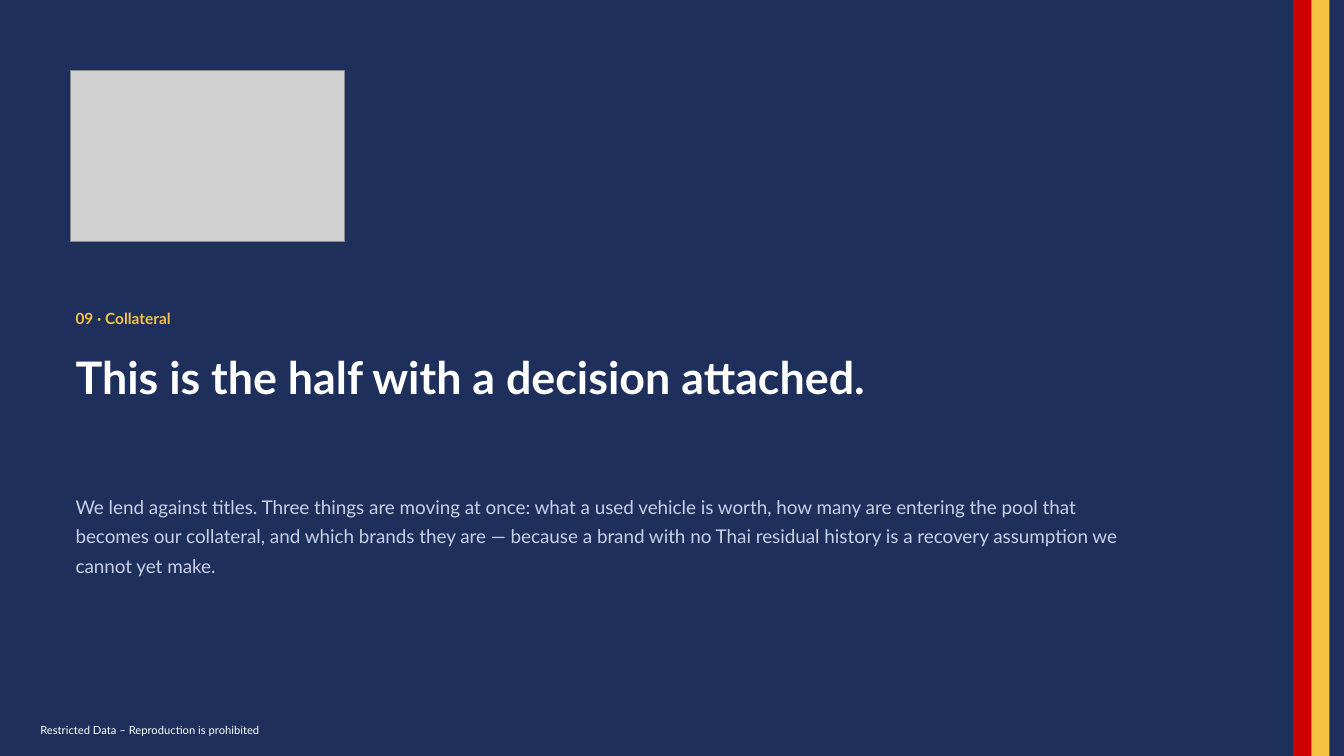
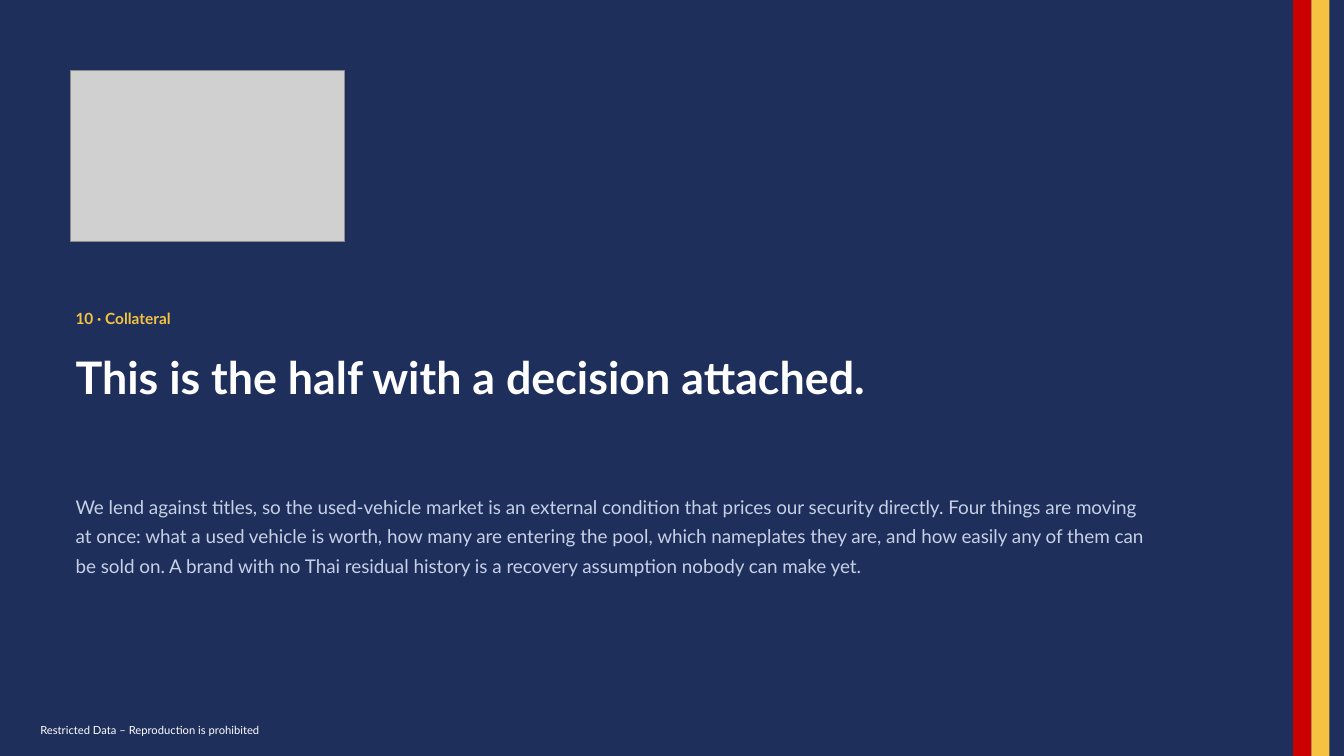
Before and after one commit to kaustavb2101/competitive-intel, a slide deck: slide 12 of docs/decks/mcom-2026-08-05-macro.pptx (slide 11 before the commit). Drawn at 1344x756 pixels with LibreOffice and Linux fonts; fonts in the diff are those of the drawing; grey boxes stand for pictures. Boxes give left, top, right and bottom in pixels: in the first picture for what was removed or moved away, otherwise in the second. Text is boxed around its words. In the diff, an @@ line names an element or a change of style, - is before the commit and + after.

```diff
--- a/docs/decks/mcom-2026-08-05-macro.pptx
+++ b/docs/decks/mcom-2026-08-05-macro.pptx
@@ text at bbox=[76, 312, 171, 324]: text changed @@
-09 · Collateral
+10 · Collateral
@@ text at bbox=[76, 500, 1144, 577]: text changed @@
-We lend against titles. Three things are moving at once: what a used vehicle is worth, how many are entering the pool that becomes our collateral, and which brands they are — because a brand with no Thai residual history is a recovery assumption we cannot yet make.
+We lend against titles, so the used-vehicle market is an external condition that prices our security directly. Four things are moving at once: what a used vehicle is worth, how many are entering the pool, which nameplates they are, and how easily any of them can be sold on. A brand with no Thai residual history is a recovery assumption nobody can make yet.
```
Also in this commit, not shown: 12 other slides changed, 5 slides added, 6 slides removed, 1 other file.
